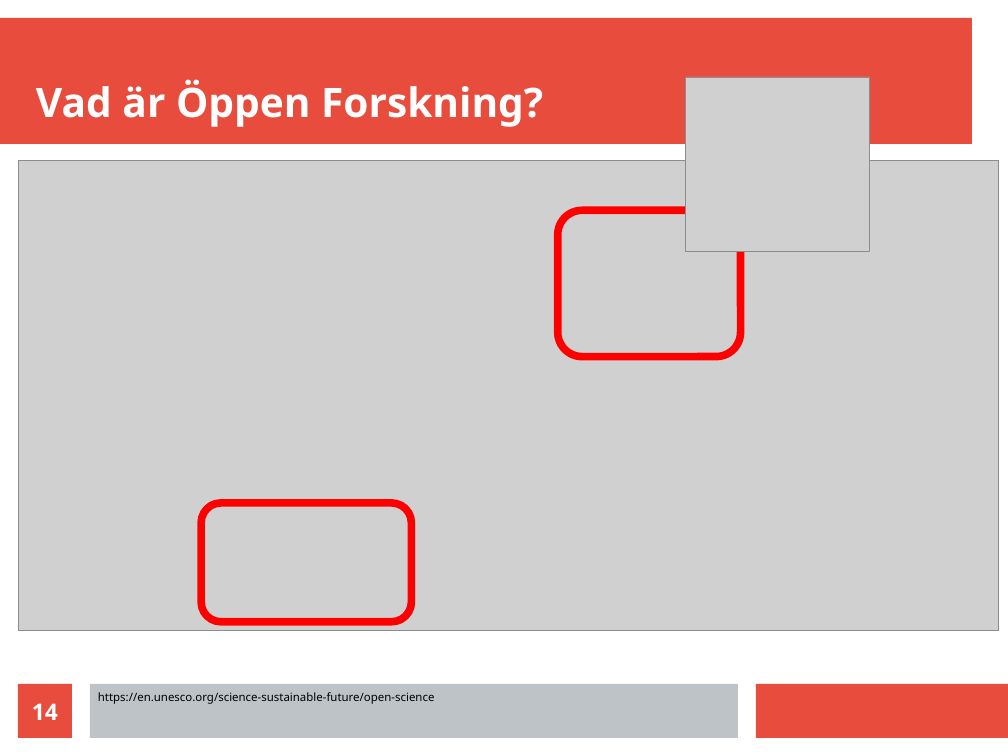
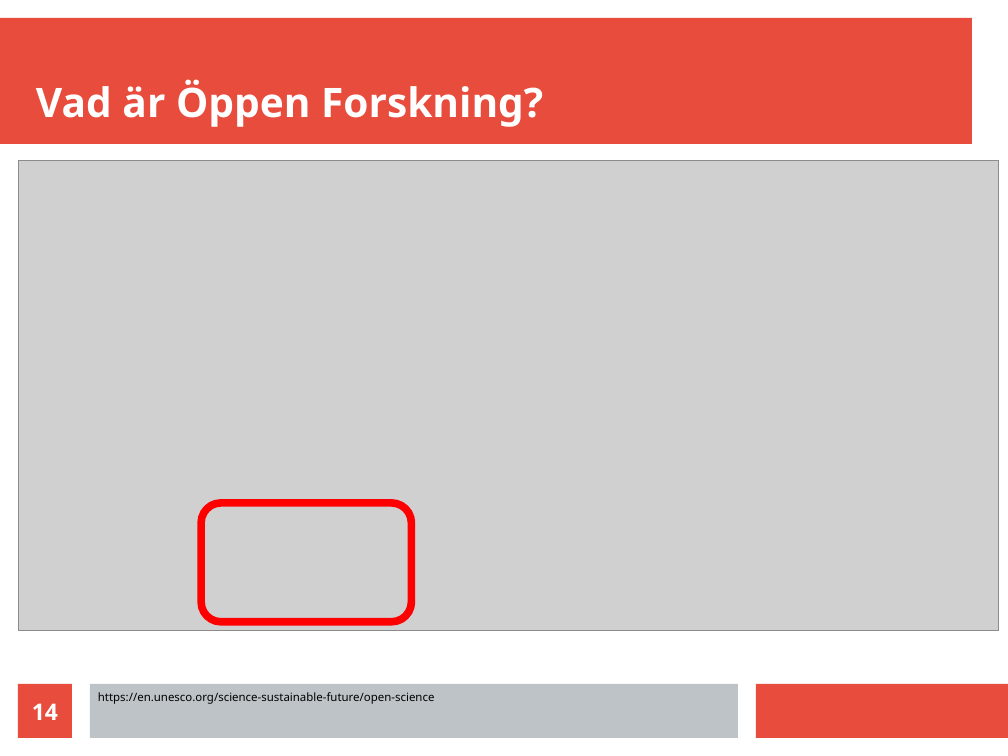
Before and after one commit to richelbilderbeek/science_fika_open_science_20250316, a slide deck: slide 14 of science_fika_talk_20250316.odp. Drawn at 1008x756 pixels with LibreOffice and Linux fonts; fonts in the diff are those of the drawing; grey boxes stand for pictures. Boxes give left, top, right and bottom in pixels: in the first picture for what was removed or moved away, otherwise in the second. Text is boxed around its words. In the diff, an @@ line names an element or a change of style, - is before the commit and + after.

```diff
--- a/science_fika_talk_20250316.odp
+++ b/science_fika_talk_20250316.odp
@@ picture removed at <box>686,77,870,252</box> @@
@@ rounded rectangle removed at <box>558,210,741,357</box> @@
```
Also in this commit, not shown: 3 other slides changed.
